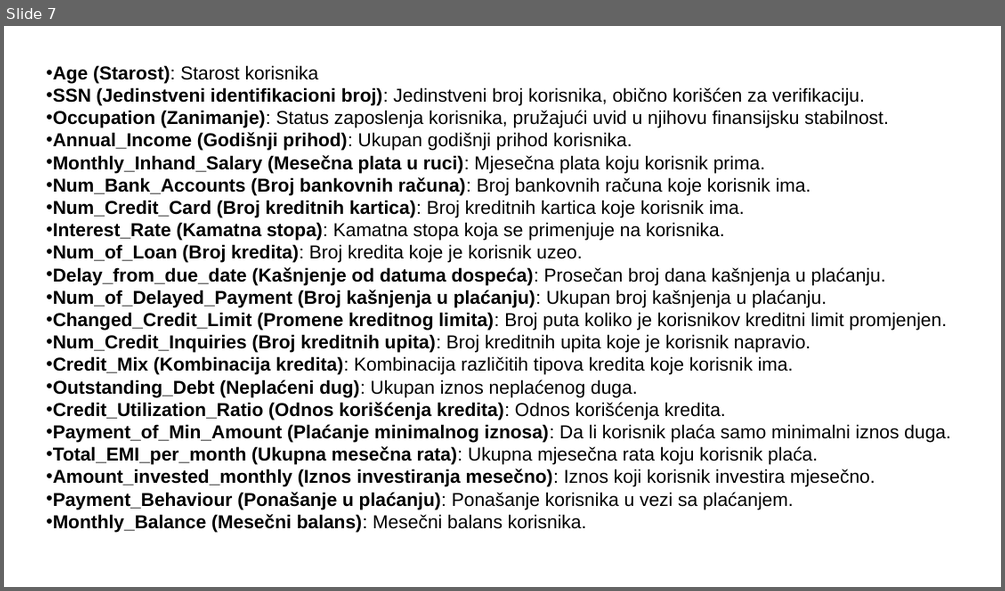
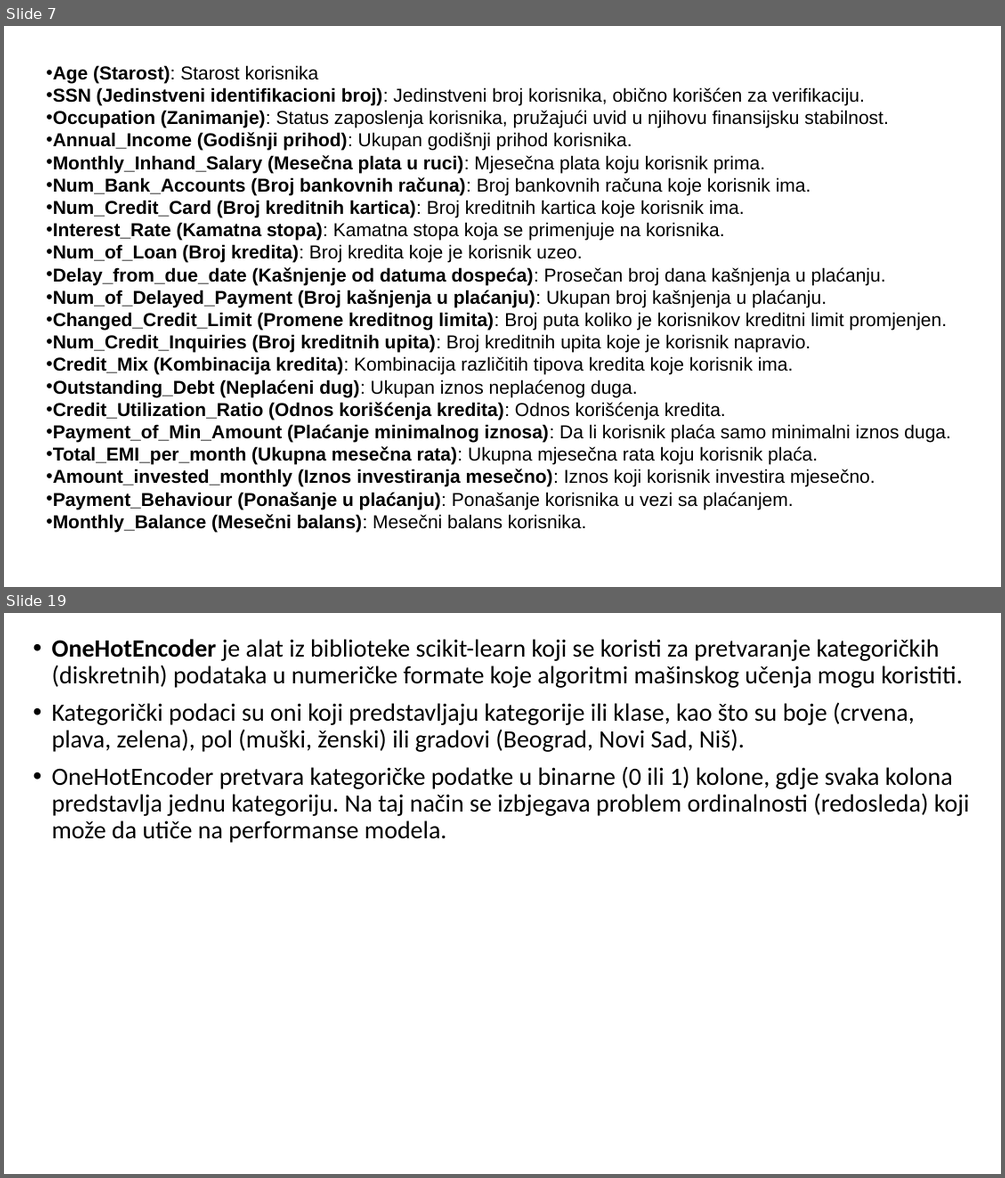
Before and after one commit to Pejanovic/ORI, a slide deck: Prezentacija.pptx. Shown one above the other, each under a label of ours: slide 7 before the commit, slides 7 and 19 after it; the slides between them are not shown. The pictures are 1005x591 and 1005x1178 pixels, drawn with LibreOffice and Linux fonts; fonts in the diff are those of the drawing. Boxes give left, top, right and bottom in pixels: in the first picture for what was removed or moved away, otherwise in the second. Text is boxed around its words. In the diff, an @@ line names an element or a change of style, - is before the commit and + after.

```diff
--- a/Prezentacija.pptx
+++ b/Prezentacija.pptx
@@ slide 19 added at box(4, 613, 1001, 1174), background #FFFFFF @@
@@ text added at box(52, 639, 970, 843), 24 pt, text #000000 @@
+• OneHotEncoder je alat iz biblioteke scikit-learn koji se koristi za pretvaranje kategoričkih (diskretnih) podataka u numeričke formate koje algoritmi mašinskog učenja mogu koristiti.
+• Kategorički podaci su oni koji predstavljaju kategorije ili klase, kao što su boje (crvena, plava, zelena), pol (muški, ženski) ili gradovi (Beograd, Novi Sad, Niš).
+• OneHotEncoder pretvara kategoričke podatke u binarne (0 ili 1) kolone, gdje svaka kolona predstavlja jednu kategoriju. Na taj način se izbjegava problem ordinalnosti (redosleda) koji može da utiče na performanse modela.
```
Also in this commit, not shown: 27 other slides added.
